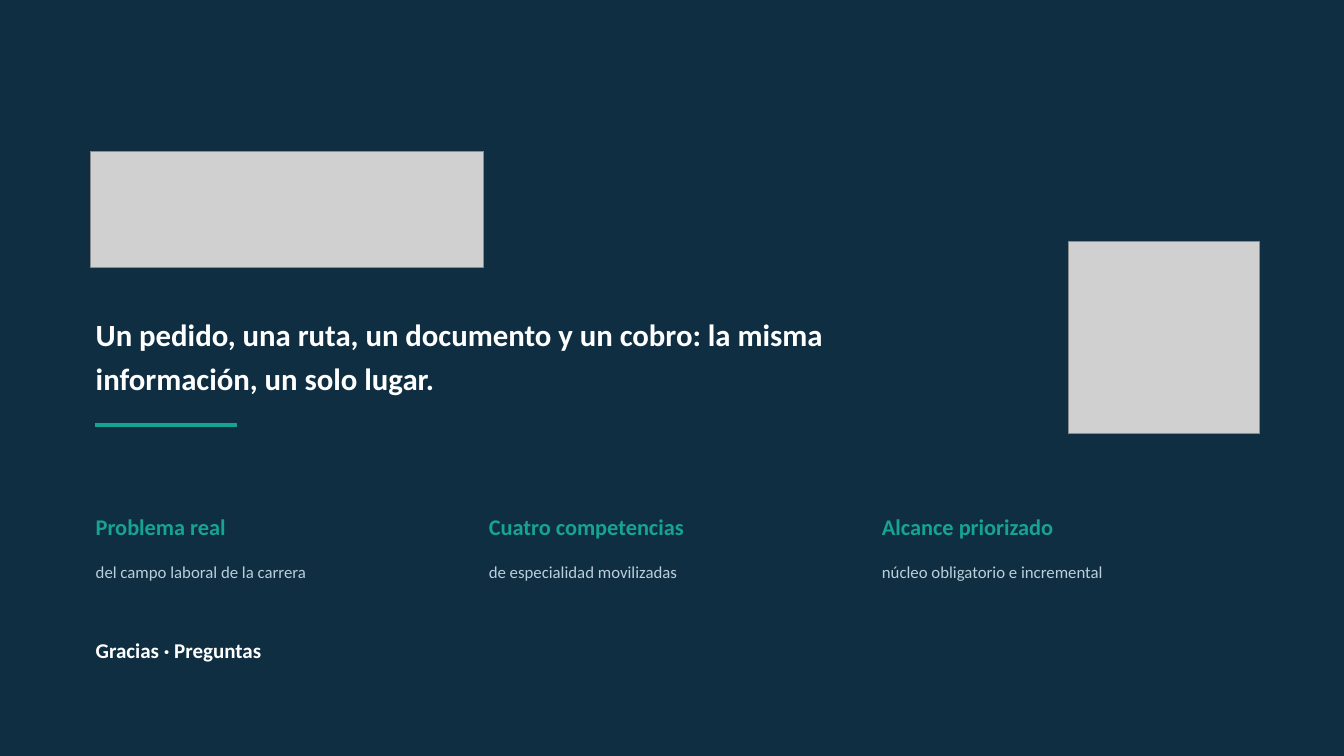
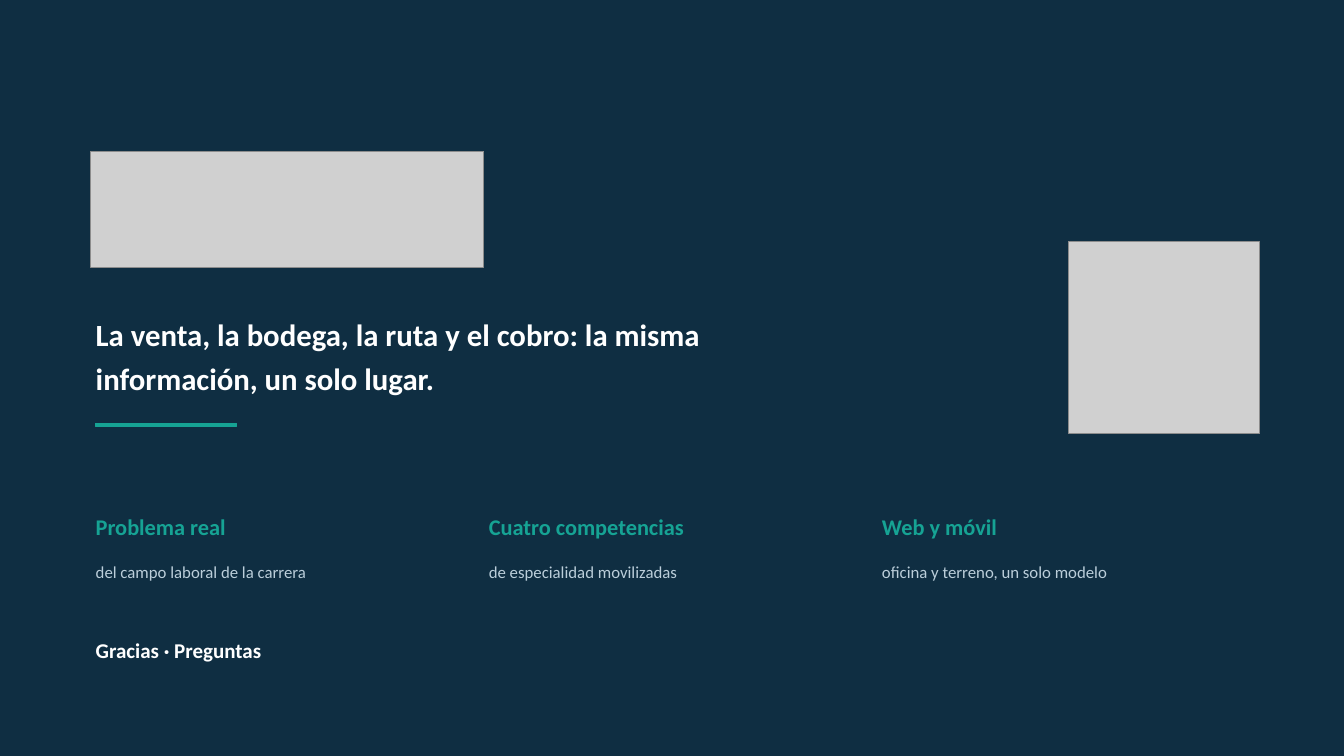
Before and after one commit to jmoralesduoc/Vialnex, a slide deck: slide 20 of Fase 1/Evidencia Grupales/vialNex_Presentacion_Proyecto_APT.pptx. Drawn at 1344x756 pixels with LibreOffice and Linux fonts; fonts in the diff are those of the drawing; grey boxes stand for pictures. Boxes give left, top, right and bottom in pixels: in the first picture for what was removed or moved away, otherwise in the second. Text is boxed around its words. In the diff, an @@ line names an element or a change of style, - is before the commit and + after.

Commit message:
Actualización de documentos

```diff
--- a/Fase 1/Evidencia Grupales/vialNex_Presentacion_Proyecto_APT.pptx
+++ b/Fase 1/Evidencia Grupales/vialNex_Presentacion_Proyecto_APT.pptx
@@ text at (96, 324, 700, 396): text changed @@
-Un pedido, una ruta, un documento y un cobro: la misma información, un solo lugar.
+La venta, la bodega, la ruta y el cobro: la misma información, un solo lugar.
@@ text at (882, 519, 997, 539): text changed @@
-Alcance priorizado
+Web y móvil
@@ text at (882, 566, 1107, 581): text changed @@
-núcleo obligatorio e incremental
+oficina y terreno, un solo modelo
```
Also in this commit, not shown: 9 other slides changed, 10 slides added, 10 slides removed, 1 other file.
